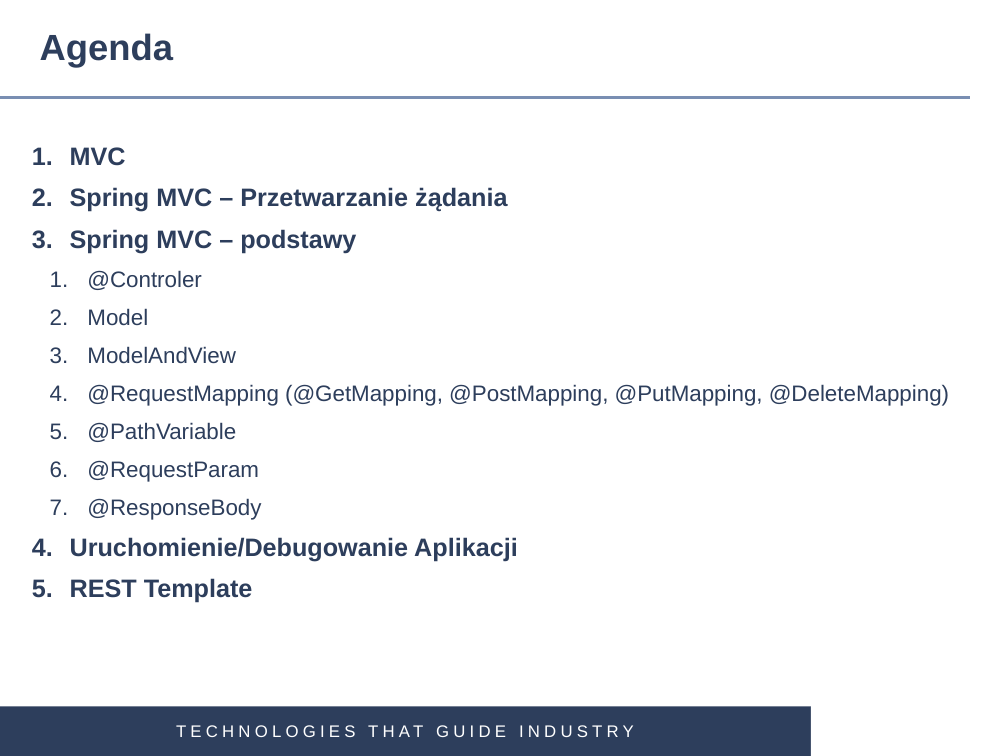
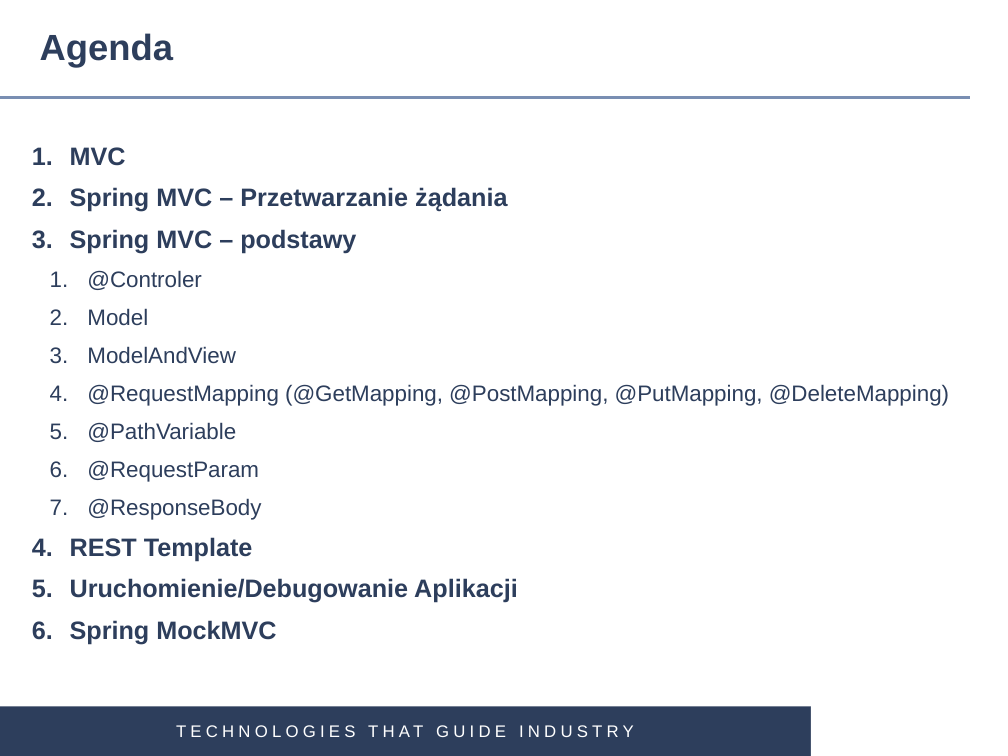
Before and after one commit to gardian91/SPRING_MVC-PSK, a slide deck: slide 2 of Spring MVC.pptx. Drawn at 1008x756 pixels with LibreOffice and Linux fonts; fonts in the diff are those of the drawing; background and template pictures are left out. Boxes give left, top, right and bottom in pixels: in the first picture for what was removed or moved away, otherwise in the second. Text is boxed around its words. In the diff, an @@ line names an element or a change of style, - is before the commit and + after.

```diff
--- a/Spring MVC.pptx
+++ b/Spring MVC.pptx
@@ text at <box>70,537,253,561</box>: paragraph added @@
+4. REST Template
@@ text at <box>70,620,276,644</box>: text changed @@
-5. REST Template
+6. Spring MockMVC
```
Also in this commit, not shown: 4 other slides changed, 1 slide removed, 2 other files.
